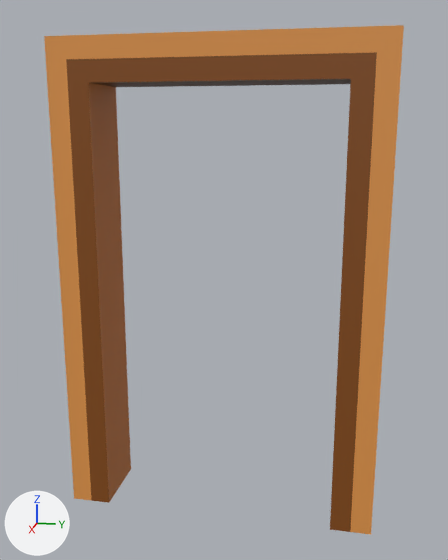
A saved change to the FBX model MurderManor/Assets/Models/door_01.fbx.
Both versions are drawn from a 50 mm camera at (1.879, 0.382, 1.244) aimed at (0.036, 0.013, 0.784). Arrows for +X, +Y and +Z are at lower left; the lights stay in place. Where no turn or scale is listed for an object, it has been applied to the vertices.

The first picture shows 'door_01'.
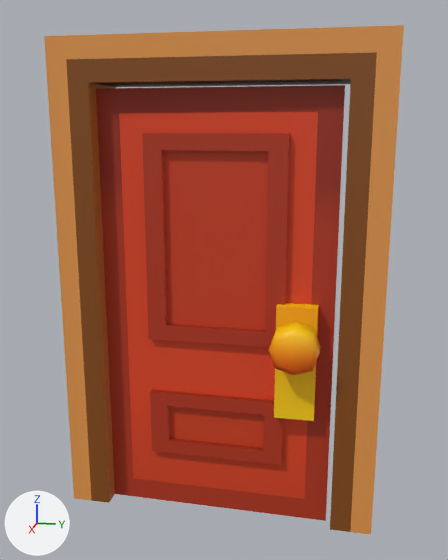
What changed in the scene script:
```text
Add me_mesh_001:
    me_mesh_001.from_pydata(...)  # 138 vertices, 132 faces; spans x -0.066..0.214, y -0.078..0.664, z 0.0..1.357
    me_mesh_001.materials.append(mat_surfaceshader1)  # picture img_color_palette_01_png
Add ob_opening_door_01:
    ob_opening_door_01 = bpy.data.objects.new('opening_door_01', me_mesh_001)
    ob_opening_door_01.location = (-0.01, -0.307, 0.0)
```

What differs and where, as boxes (x1, y1, x2, y2) in the pictures (448 x 560 px):
'opening_door_01', added (red): after (96, 85, 345, 521)
